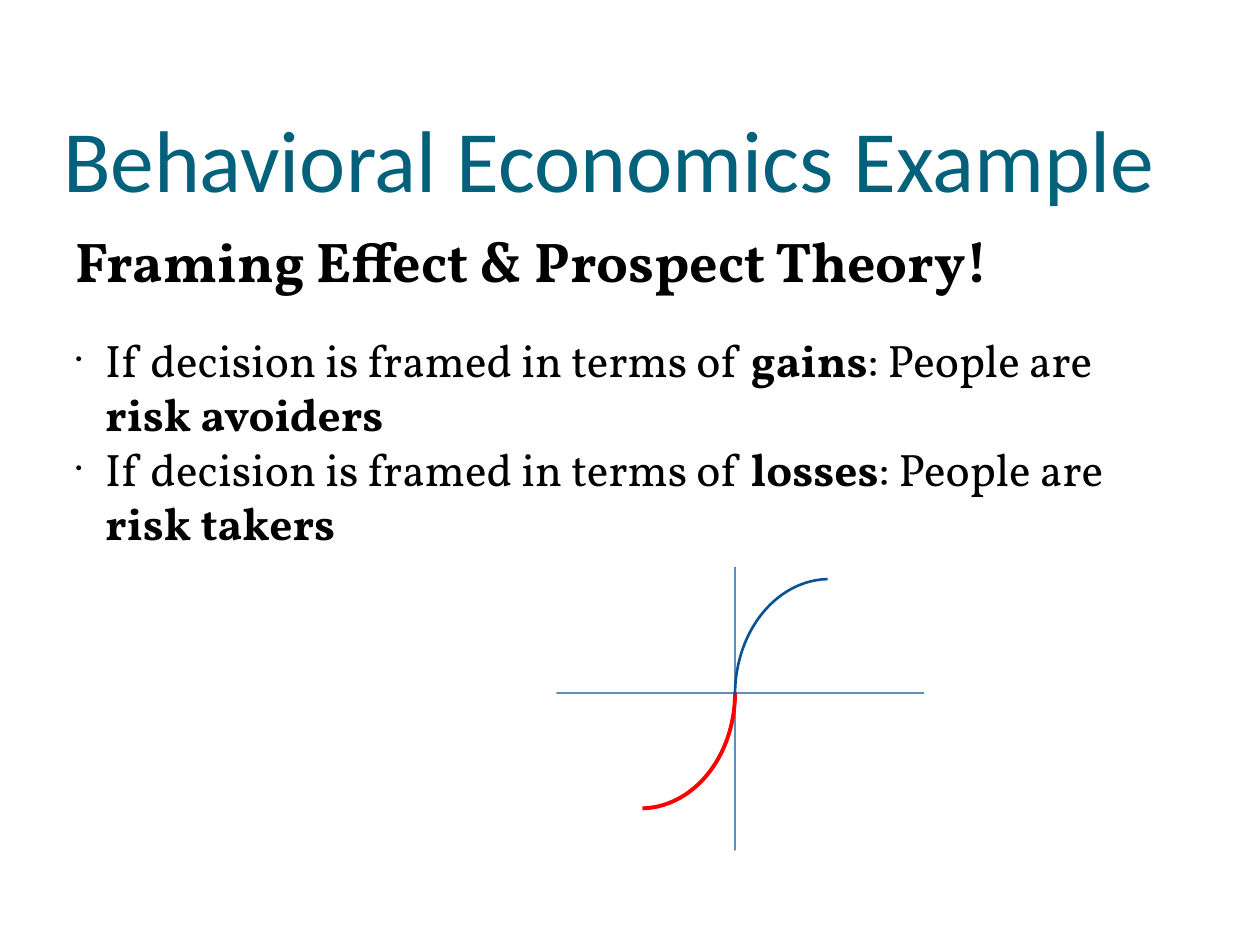
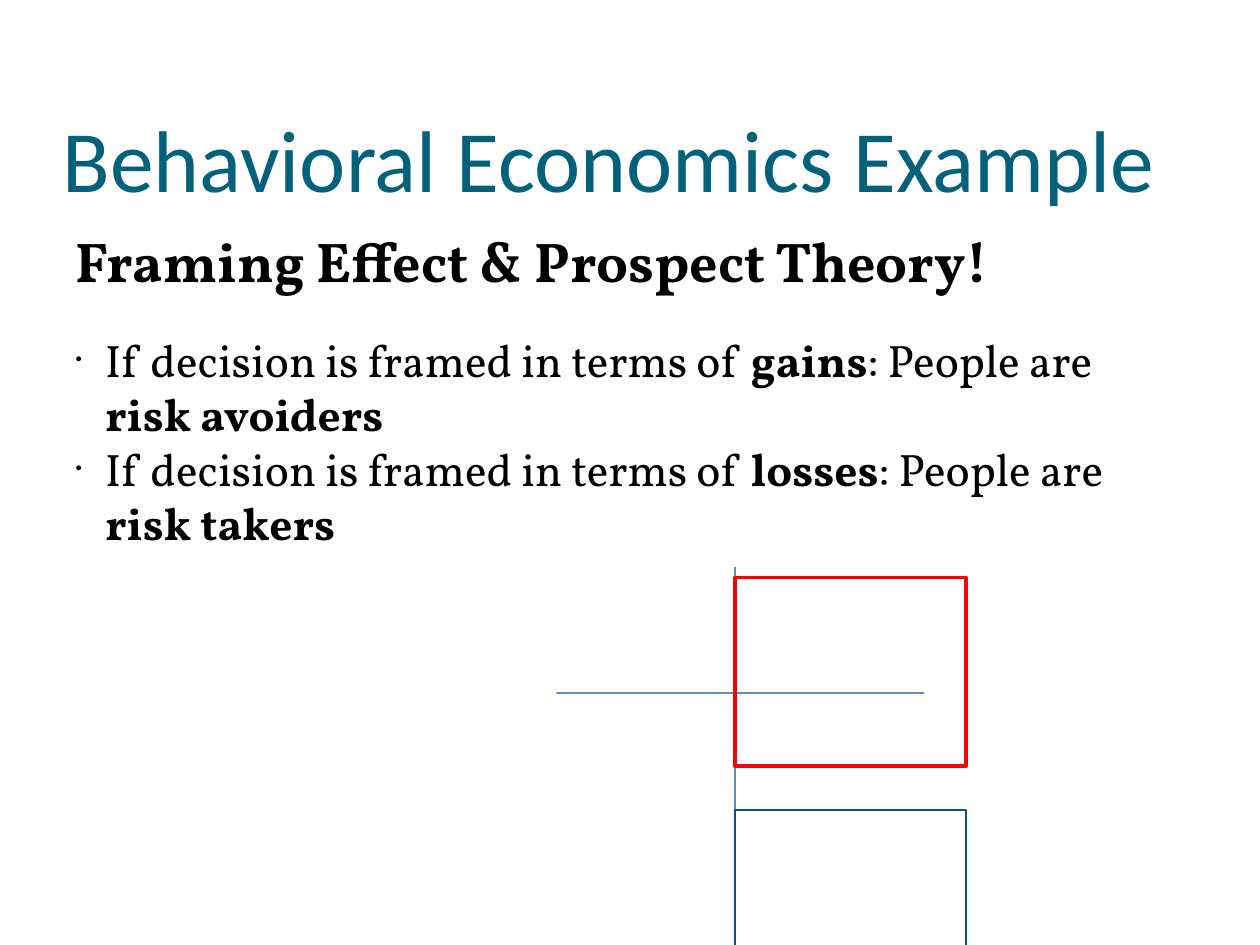
Before and after one commit to muff1nman/ClassNotes, a slide deck: slide 13 of Econ/PPT/S13_Lecture_23.pptx. Drawn at 1260x945 pixels with LibreOffice and Linux fonts; fonts in the diff are those of the drawing. Boxes give left, top, right and bottom in pixels: in the first picture for what was removed or moved away, otherwise in the second. Text is boxed around its words. In the diff, an @@ line names an element or a change of style, - is before the commit and + after.

```diff
--- a/Econ/PPT/S13_Lecture_23.pptx
+++ b/Econ/PPT/S13_Lecture_23.pptx
@@ arc (boxed as its full ellipse) removed at (546, 578, 735, 808) @@
@@ arc (boxed as its full ellipse) removed at (735, 579, 924, 810) @@
@@ rectangle added at (735, 577, 965, 766), outline #FF0000 2.24 pt @@
@@ rectangle added at (735, 810, 965, 945), outline #095294 1.5 pt @@
```
Also in this commit, not shown: 10 other slides changed, 3 other files.
